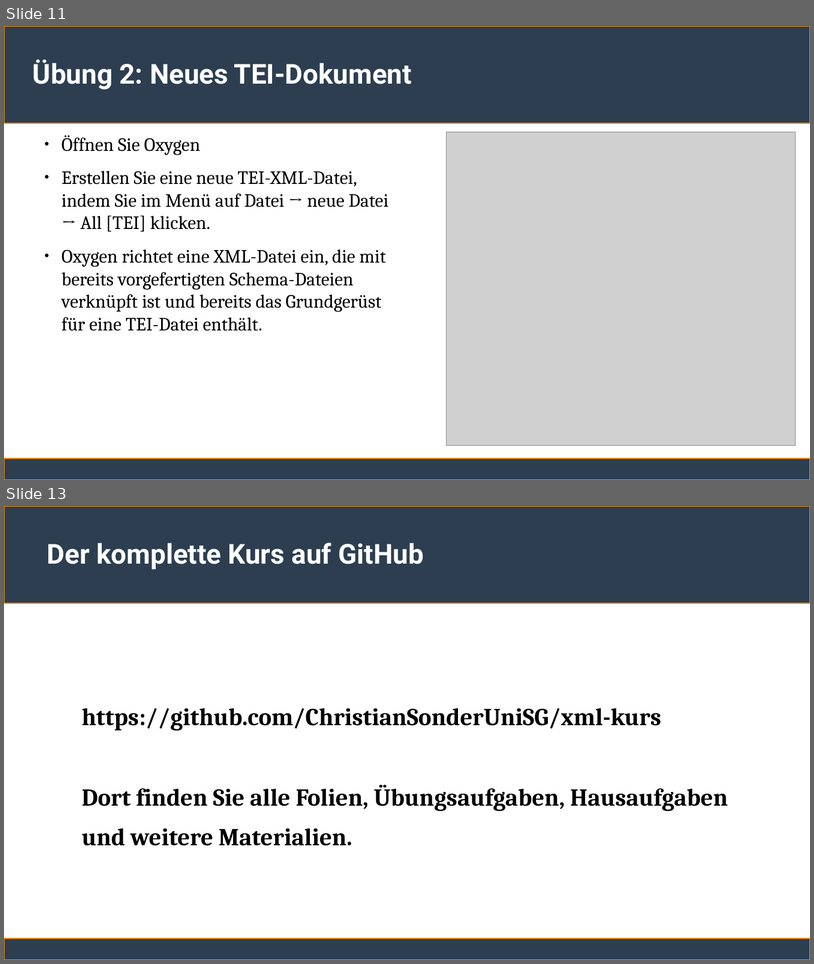
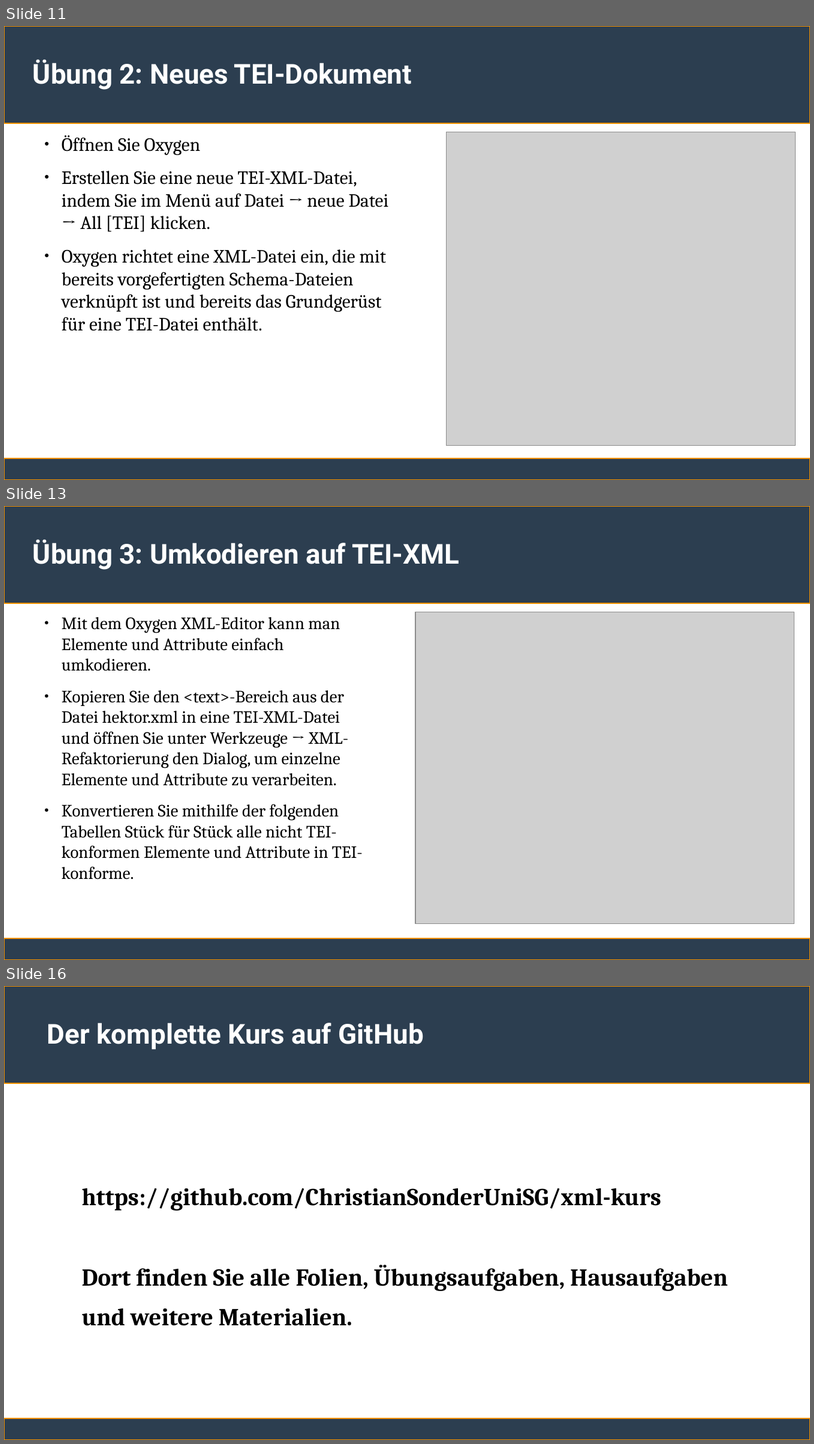
Before and after one commit to ChristianSonderUniSG/xml-kurs, a slide deck: sitzung_3/sitzung_3.odp. Shown one above the other, each under a label of ours: slides 11 and 13 before the commit, slides 11, 13 and 16 after it; the slides between them are not shown. The pictures are 814x964 and 814x1444 pixels, drawn with LibreOffice and Linux fonts; fonts in the diff are those of the drawing; grey boxes stand for pictures. Boxes give left, top, right and bottom in pixels: in the first picture for what was removed or moved away, otherwise in the second. Text is boxed around its words. In the diff, an @@ line names an element or a change of style, - is before the commit and + after.

```diff
--- a/sitzung_3/sitzung_3.odp
+++ b/sitzung_3/sitzung_3.odp
@@ slide 13 added at (x1=4, y1=506, x2=810, y2=960), background #FFFFFF; not listed: 2 template elements that a slide beside it also shows @@
@@ title added at (x1=33, y1=539, x2=459, y2=570), 27 pt, text #FFFFFF, bold @@
+Übung 3: Umkodieren auf TEI-XML
@@ picture added at (x1=416, y1=612, x2=795, y2=924) @@
@@ text added at (x1=62, y1=617, x2=363, y2=879), 17 pt, text #000000 @@
+● Mit dem Oxygen XML-Editor kann man Elemente und Attribute einfach umkodieren.
+● Kopieren Sie den <text>-Bereich aus der Datei hektor.xml in eine TEI-XML-Datei und öffnen Sie unter Werkzeuge → XML-Refaktorierung den Dialog, um einzelne Elemente und Attribute zu verarbeiten.
+● Konvertieren Sie mithilfe der folgenden Tabellen Stück für Stück alle nicht TEI-konformen Elemente und Attribute in TEI-konforme.
@@ what was slide 13 is now slide 16 @@
```
Also in this commit, not shown: 3 slides changed, 2 other slides added, 1 other file.
